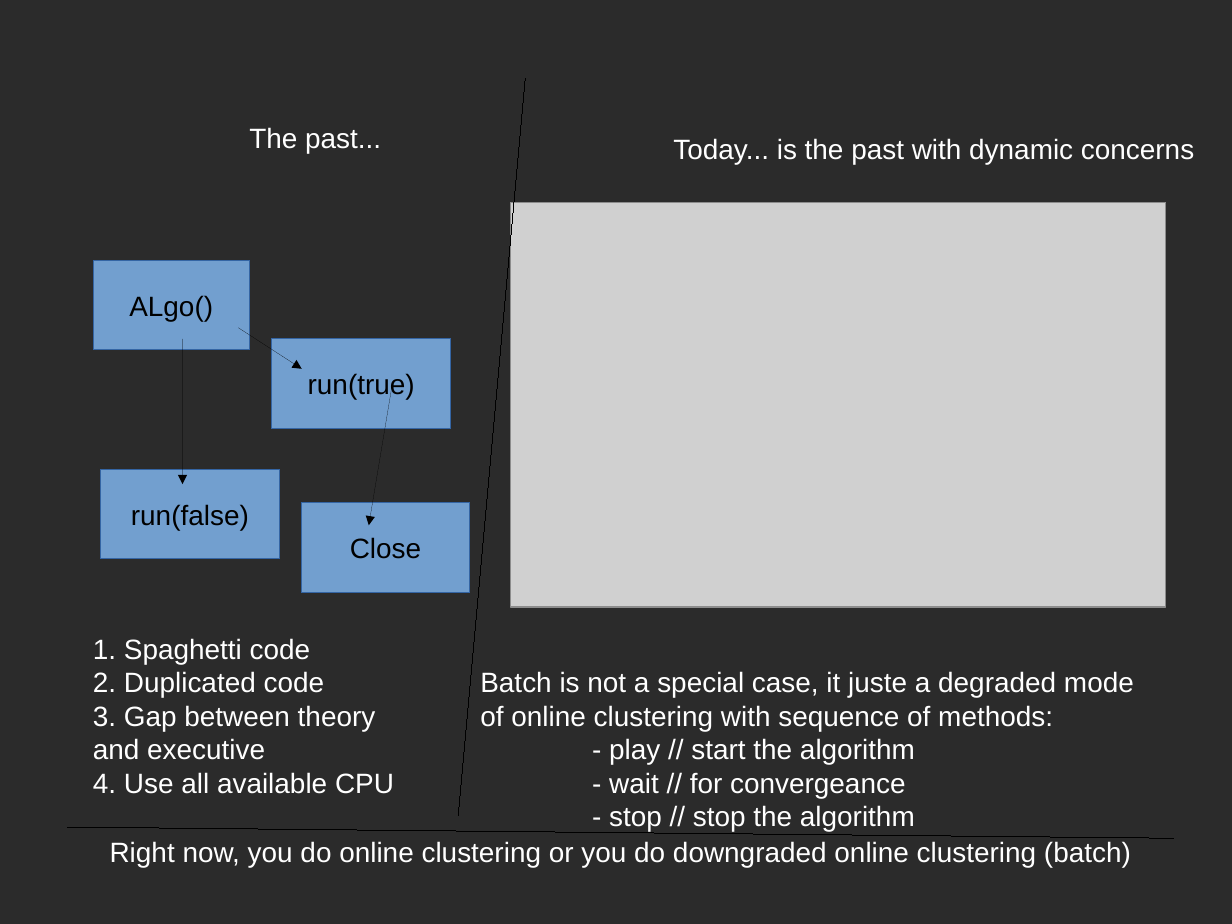
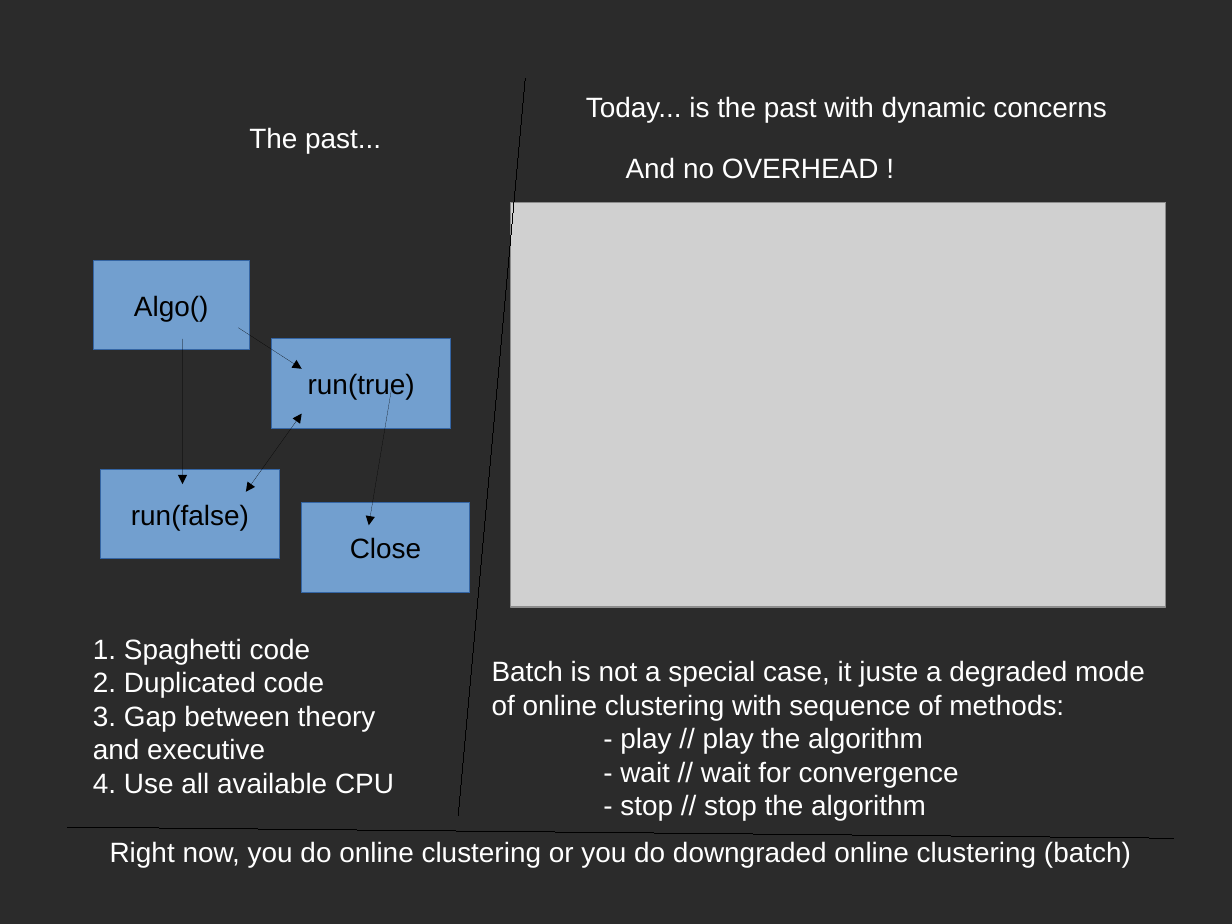
Before and after one commit to wearelumenai/distclus, a slide deck: slide 5 of algo.odp. Drawn at 1232x924 pixels with LibreOffice and Linux fonts; fonts in the diff are those of the drawing; grey boxes stand for pictures; background and template pictures are left out; a plain dark background stands for a picture behind light text. Boxes give left, top, right and bottom in pixels: in the first picture for what was removed or moved away, otherwise in the second. Text is boxed around its words. In the diff, an @@ line names an element or a change of style, - is before the commit and + after.

```diff
--- a/algo.odp
+++ b/algo.odp
@@ text "Today... is the past with ...": place and size @@
-text "Today... is the past with ..." at [673,138,1194,165]
+text "Today... is the past with ..." at [586,96,1106,122]
@@ text added at [626,157,879,179], 18 pt, text #FFFFFF @@
+And no OVERHEAD !
@@ text in rectangle at [134,295,208,321]: text changed @@
-ALgo()
+Algo()
@@ double arrow added from (246, 492) to (302, 414), #000000 0 pt @@
@@ text "Batch is not a special ...": place and size @@
-text "Batch is not a special ..." at [480,671,1134,832]
+text "Batch is not a special ..." at [492,660,1145,820]
@@ text at [620,727,959,787]: text changed @@
-- play // start the algorithm
-- wait // for convergeance
+- play // play the algorithm
+- wait // wait for convergence
```
Also in this commit, not shown: 5 other slides changed, 2 slides added.
